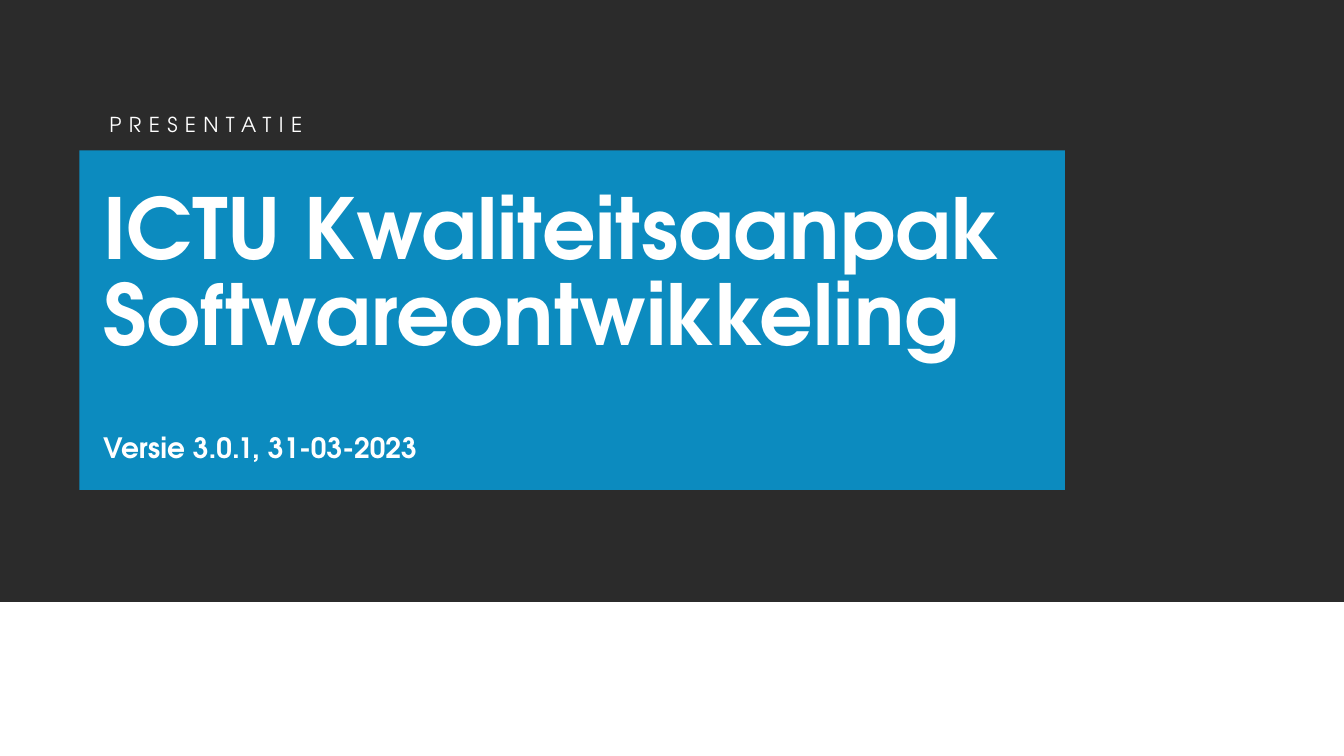
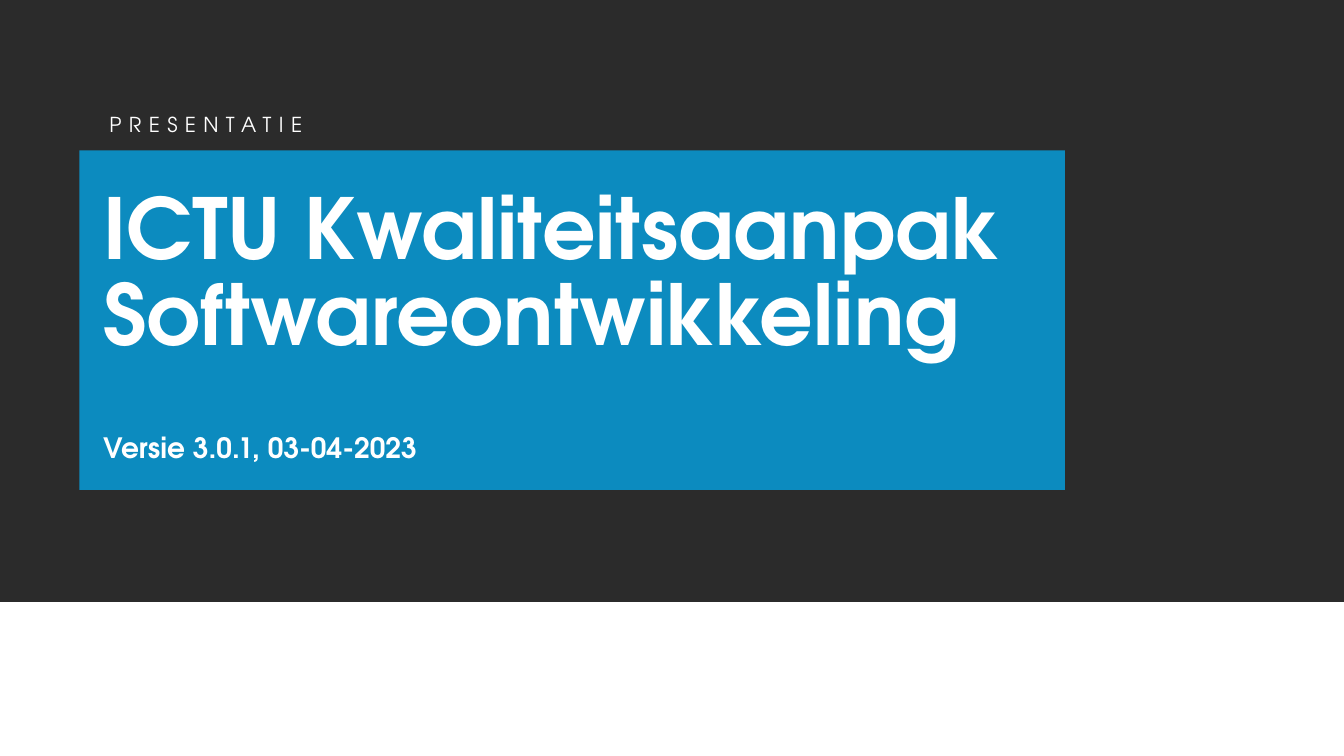
Before and after one commit to ICTU/Kwaliteitsaanpak, a slide deck: slide 1 of docs/wip/ICTU-Kwaliteitsaanpak.pptx. Drawn at 1344x756 pixels with LibreOffice and Linux fonts; fonts in the diff are those of the drawing; background and template pictures are left out; a plain dark background stands for a picture behind light text. Boxes give left, top, right and bottom in pixels: in the first picture for what was removed or moved away, otherwise in the second. Text is boxed around its words. In the diff, an @@ line names an element or a change of style, - is before the commit and + after.

```diff
--- a/docs/wip/ICTU-Kwaliteitsaanpak.pptx
+++ b/docs/wip/ICTU-Kwaliteitsaanpak.pptx
@@ subtitle at bbox=[103, 436, 417, 462]: text changed @@
-Versie 3.0.1, 31-03-2023
+Versie 3.0.1, 03-04-2023
```
Also in this commit, not shown: 18 other files.
